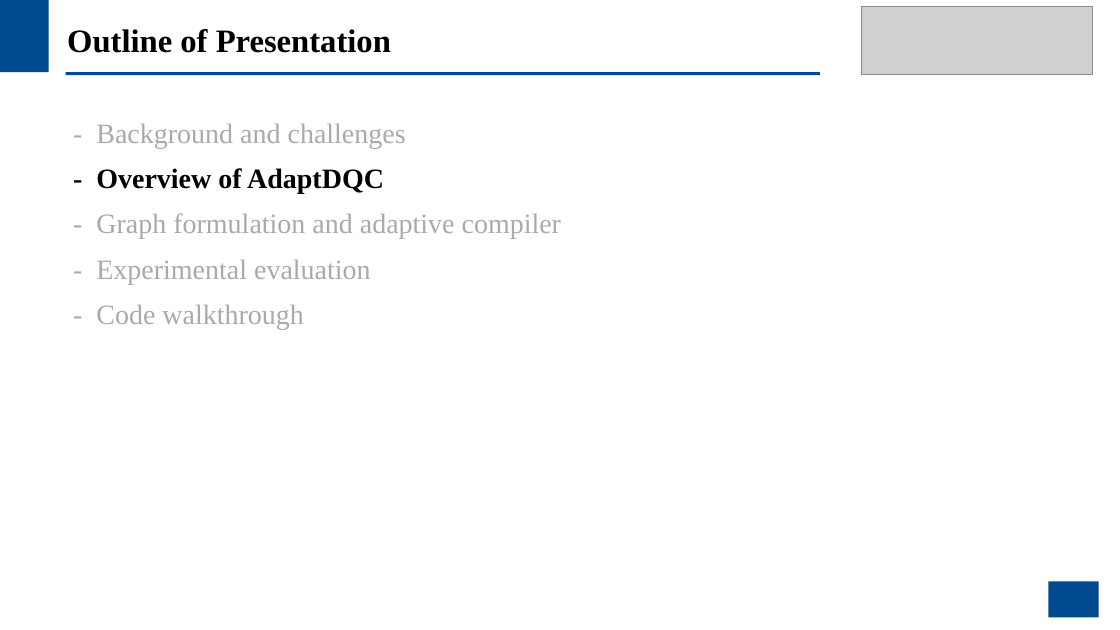
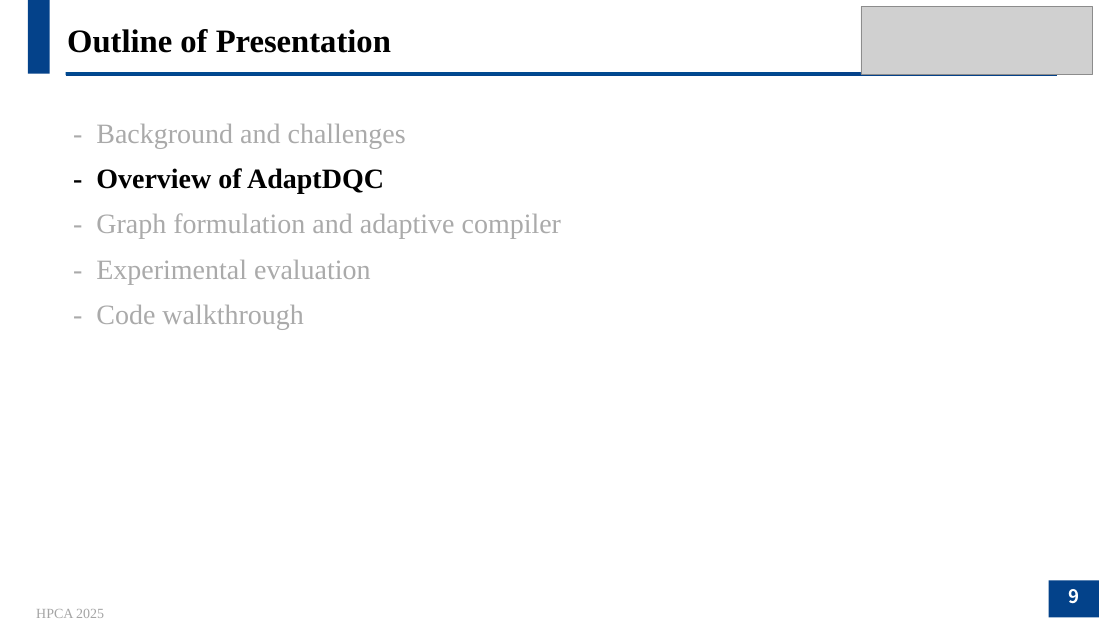
Before and after one commit to JanusQ/Janus4, a slide deck: slide 9 of adaptiveQC/pptx/AdaptDQC_Adaptive_Distributed_Quantum_Computing_With_Quantitative_Performance_Analysis.pptx (slide 10 before the commit). Drawn at 1120x630 pixels with LibreOffice and Linux fonts; fonts in the diff are those of the drawing; grey boxes stand for pictures; background and template pictures are left out. Boxes give left, top, right and bottom in pixels: in the first picture for what was removed or moved away, otherwise in the second. Text is boxed around its words. In the diff, an @@ line names an element or a change of style, - is before the commit and + after.

```diff
--- a/adaptiveQC/pptx/AdaptDQC_Adaptive_Distributed_Quantum_Computing_With_Quantitative_Performance_Analysis.pptx
+++ b/adaptiveQC/pptx/AdaptDQC_Adaptive_Distributed_Quantum_Computing_With_Quantitative_Performance_Analysis.pptx
@@ rectangle removed at (x1=0, y1=0, x2=1120, y2=630) @@
@@ rectangle removed at (x1=0, y1=0, x2=49, y2=72) @@
@@ line added from (66, 74) to (1058, 74), #04428A 3 pt @@
@@ rectangle removed at (x1=1049, y1=581, x2=1099, y2=618) @@
@@ page number added at (x1=1049, y1=581, x2=1099, y2=618), fill #03428A, 16 pt, text #FFFFFF, bold @@
+9
@@ text added at (x1=36, y1=609, x2=104, y2=618), 12 pt, text #A5A5A5 @@
+HPCA 2025
```
Also in this commit, not shown: 19 other slides changed, 1 slide added, 3 slides removed, 2 other files.
